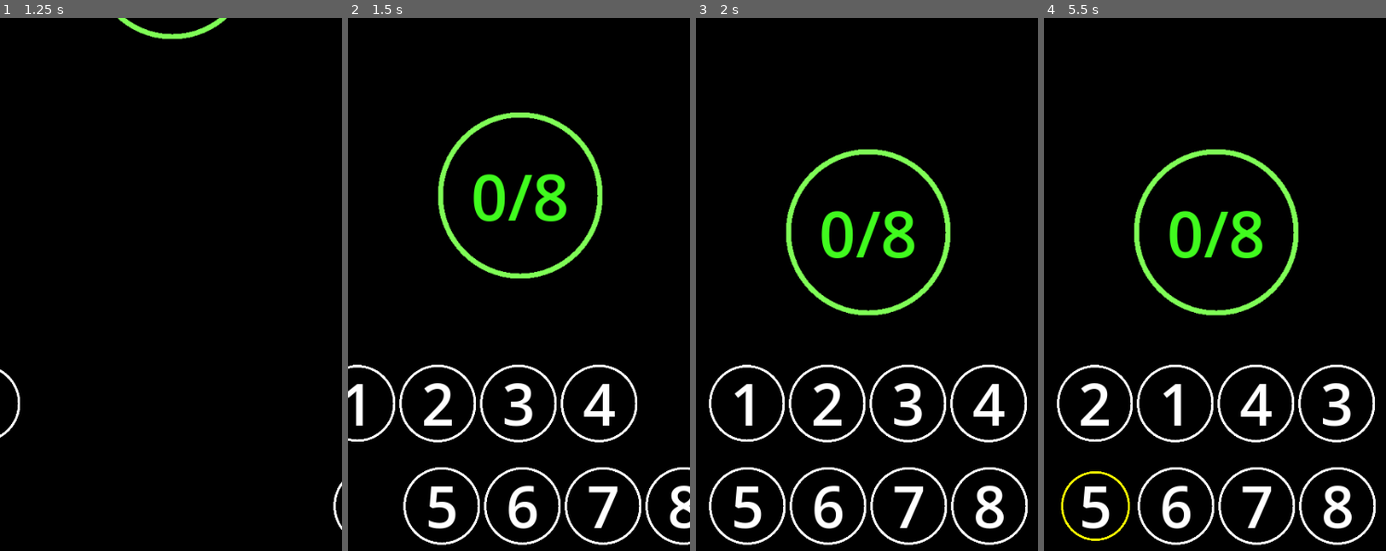
Above: before the commit, frames 1-4 (left to right).
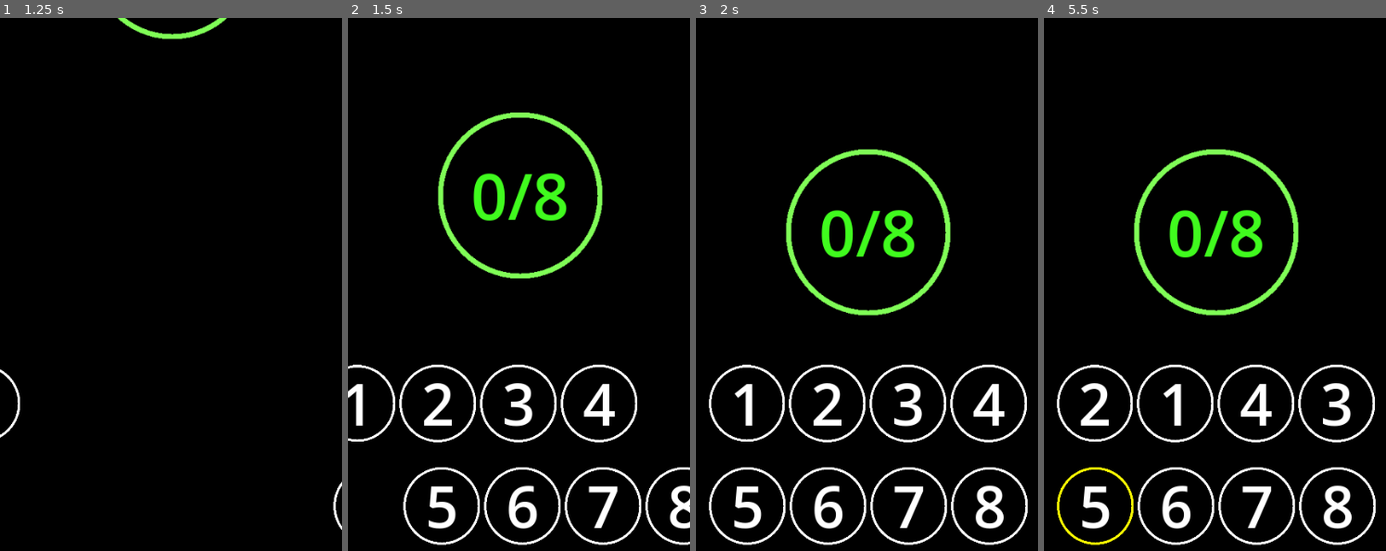
Above: after the commit, the same moments.

Repository: XanderMax/unshuffle
Game: Godot game, scene res://scenes/main.tscn
Two runs of this game, one before a commit and one after it. Both use one fixed random seed, a clock stepped at 60 frames per second and the inputs below.
Inputs (mouse positions are in pixels of both pictures, inside the frame that each line leads up to):
- Up to frame 1 (1.25 s): click "NEW GAME" at 0.5 s
- Up to frame 2 (1.5 s): move the mouse to (594, 353) at 1.27 s; click (594, 353) at 1.42 s
- Up to frame 3 (2 s): no input
- Up to frame 4 (5.5 s): tap Enter at 2 s; move the mouse to (1095, 401) at 2.02 s; click (1095, 401) at 2.17 s; move the mouse to (1173, 401) at 2.77 s; click (1173, 401) at 2.92 s; move the mouse to (1256, 401) at 3.52 s; click (1256, 401) at 3.67 s; move the mouse to (1338, 401) at 4.27 s; click (1338, 401) at 4.42 s; move the mouse to (1095, 508) at 5.02 s; click (1095, 508) at 5.17 s

Frame 1 is identical in both runs. In frame 2, 0.4% of the frame differs, in the area x 36-64%, y 29-39%; in frame 3, 0.4%; in frame 4, 1.2%, in the area x 3-64%, y 36-99%.

Commit message:
Add beat animation to circle

Diff:
--- a/godot/scenes/game_screen.gd
+++ b/godot/scenes/game_screen.gd
@@ -3,6 +3,7 @@
 var _secret_sequence: Array[int] = [7, 6, 5, 4, 3, 2, 1, 0]
 var _visible_sequence: Array[int] = [0, 1, 2, 3, 4, 5, 6, 7]
 var _swaps_count: int = 0
+var _matches: int = 0
 
 signal game_won()
 
@@ -39,8 +40,11 @@
 
 func _update_matches() -> int:
 	var matches: int = _count_matches()
-	$Circle/MatchCountLabel.text = "%d/8" % matches
-	return matches
+	if matches != self._matches:
+		_play_beat()
+		self._matches = matches
+	$Circle/MatchCountLabel.text = "%d/8" % self._matches
+	return self._matches
 
 
 func _count_matches() -> int:
@@ -77,3 +81,7 @@
 	if not _is_playing():
 		$AnimationPlayer.play_backwards("play_in")
 		$Board.play_out()
+
+
+func _play_beat():
+	$AnimationPlayer.play("beat")
--- a/godot/scenes/game_screen.tscn
+++ b/godot/scenes/game_screen.tscn
@@ -27,8 +27,113 @@
 "values": [Vector2(112, -280), Vector2(112, 160)]
 }
 
+[sub_resource type="Animation" id="Animation_n52ty"]
+resource_name = "beat"
+length = 0.4
+tracks/0/type = "value"
+tracks/0/imported = false
+tracks/0/enabled = true
+tracks/0/path = NodePath("Circle:anchor_left")
+tracks/0/interp = 2
+tracks/0/loop_wrap = true
+tracks/0/keys = {
+"times": PackedFloat32Array(0, 0.2, 0.4),
+"transitions": PackedFloat32Array(1, 1, 1),
+"update": 0,
+"values": [0.262, 0.312, 0.262]
+}
+tracks/1/type = "value"
+tracks/1/imported = false
+tracks/1/enabled = true
+tracks/1/path = NodePath("Circle:anchor_top")
+tracks/1/interp = 2
+tracks/1/loop_wrap = true
+tracks/1/keys = {
+"times": PackedFloat32Array(0, 0.2, 0.4),
+"transitions": PackedFloat32Array(1, 1, 1),
+"update": 0,
+"values": [0.173, 0.223, 0.173]
+}
+tracks/2/type = "value"
+tracks/2/imported = false
+tracks/2/enabled = true
+tracks/2/path = NodePath("Circle:anchor_right")
+tracks/2/interp = 2
+tracks/2/loop_wrap = true
+tracks/2/keys = {
+"times": PackedFloat32Array(0, 0.2, 0.4),
+"transitions": PackedFloat32Array(1, 1, 1),
+"update": 0,
+"values": [0.748, 0.698, 0.748]
+}
+tracks/3/type = "value"
+tracks/3/imported = false
+tracks/3/enabled = true
+tracks/3/path = NodePath("Circle:anchor_bottom")
+tracks/3/interp = 2
+tracks/3/loop_wrap = true
+tracks/3/keys = {
+"times": PackedFloat32Array(0, 0.2, 0.4),
+"transitions": PackedFloat32Array(1, 1, 1),
+"update": 0,
+"values": [0.406, 0.356, 0.406]
+}
+
+[sub_resource type="Animation" id="Animation_d60ke"]
+length = 0.001
+tracks/0/type = "value"
+tracks/0/imported = false
+tracks/0/enabled = true
+tracks/0/path = NodePath("Circle:anchor_left")
+tracks/0/interp = 1
+tracks/0/loop_wrap = true
+tracks/0/keys = {
+"times": PackedFloat32Array(0),
+"transitions": PackedFloat32Array(1),
+"update": 0,
+"values": [0.262]
+}
+tracks/1/type = "value"
+tracks/1/imported = false
+tracks/1/enabled = true
+tracks/1/path = NodePath("Circle:anchor_top")
+tracks/1/interp = 1
+tracks/1/loop_wrap = true
+tracks/1/keys = {
+"times": PackedFloat32Array(0),
+"transitions": PackedFloat32Array(1),
+"update": 0,
+"values": [0.173]
+}
+tracks/2/type = "value"
+tracks/2/imported = false
+tracks/2/enabled = true
+tracks/2/path = NodePath("Circle:anchor_right")
+tracks/2/interp = 1
+tracks/2/loop_wrap = true
+tracks/2/keys = {
+"times": PackedFloat32Array(0),
+"transitions": PackedFloat32Array(1),
+"update": 0,
+"values": [0.748]
+}
+tracks/3/type = "value"
+tracks/3/imported = false
+tracks/3/enabled = true
+tracks/3/path = NodePath("Circle:anchor_bottom")
+tracks/3/interp = 1
+tracks/3/loop_wrap = true
+tracks/3/keys = {
+"times": PackedFloat32Array(0),
+"transitions": PackedFloat32Array(1),
+"update": 0,
+"values": [0.406]
+}
+
 [sub_resource type="AnimationLibrary" id="AnimationLibrary_oeqo6"]
 _data = {
+"RESET": SubResource("Animation_d60ke"),
+"beat": SubResource("Animation_n52ty"),
 "play_in": SubResource("Animation_4npkw")
 }
 
@@ -87,10 +192,10 @@
 anchor_top = 0.173
 anchor_right = 0.748
 anchor_bottom = 0.406
-offset_left = -0.136009
-offset_top = -440.198
-offset_right = -0.144012
-offset_bottom = -439.956
+offset_left = -21.536
+offset_top = -486.498
+offset_right = -21.544
+offset_bottom = -486.256
 texture = ExtResource("3_67lo7")
 expand_mode = 1
 stretch_mode = 5
--- a/godot/scenes/number_card.gd
+++ b/godot/scenes/number_card.gd
@@ -18,7 +18,6 @@
 		return
 	var mouse_event:InputEventMouseButton = event as InputEventMouseButton
 	if mouse_event.is_pressed() and mouse_event.button_index == MOUSE_BUTTON_LEFT:
-		self.play_beat()
 		self.clicked.emit()
 
 
--- a/godot/scenes/number_card.tscn
+++ b/godot/scenes/number_card.tscn
@@ -5,6 +5,57 @@
 
 [sub_resource type="LabelSettings" id="LabelSettings_xb1ti"]
 font_size = 72
+
+[sub_resource type="Animation" id="Animation_7ui1l"]
+length = 0.001
+tracks/0/type = "value"
+tracks/0/imported = false
+tracks/0/enabled = true
+tracks/0/path = NodePath("Circle:anchor_left")
+tracks/0/interp = 1
+tracks/0/loop_wrap = true
+tracks/0/keys = {
+"times": PackedFloat32Array(0),
+"transitions": PackedFloat32Array(1),
+"update": 0,
+"values": [0.0]
+}
+tracks/1/type = "value"
+tracks/1/imported = false
+tracks/1/enabled = true
+tracks/1/path = NodePath("Circle:anchor_top")
+tracks/1/interp = 1
+tracks/1/loop_wrap = true
+tracks/1/keys = {
+"times": PackedFloat32Array(0),
+"transitions": PackedFloat32Array(1),
+"update": 0,
+"values": [0.0]
+}
+tracks/2/type = "value"
+tracks/2/imported = false
+tracks/2/enabled = true
+tracks/2/path = NodePath("Circle:anchor_right")
+tracks/2/interp = 1
+tracks/2/loop_wrap = true
+tracks/2/keys = {
+"times": PackedFloat32Array(0),
+"transitions": PackedFloat32Array(1),
+"update": 0,
+"values": [1.0]
+}
+tracks/3/type = "value"
+tracks/3/imported = false
+tracks/3/enabled = true
+tracks/3/path = NodePath("Circle:anchor_bottom")
+tracks/3/interp = 1
+tracks/3/loop_wrap = true
+tracks/3/keys = {
+"times": PackedFloat32Array(0),
+"transitions": PackedFloat32Array(1),
+"update": 0,
+"values": [1.0]
+}
 
 [sub_resource type="Animation" id="Animation_ber1s"]
 resource_name = "beat"
@@ -58,57 +109,6 @@
 "values": [1.0, 0.9, 1.0]
 }
 
-[sub_resource type="Animation" id="Animation_7ui1l"]
-length = 0.001
-tracks/0/type = "value"
-tracks/0/imported = false
-tracks/0/enabled = true
-tracks/0/path = NodePath("Circle:anchor_left")
-tracks/0/interp = 1
-tracks/0/loop_wrap = true
-tracks/0/keys = {
-"times": PackedFloat32Array(0),
-"transitions": PackedFloat32Array(1),
-"update": 0,
-"values": [0.0]
-}
-tracks/1/type = "value"
-tracks/1/imported = false
-tracks/1/enabled = true
-tracks/1/path = NodePath("Circle:anchor_top")
-tracks/1/interp = 1
-tracks/1/loop_wrap = true
-tracks/1/keys = {
-"times": PackedFloat32Array(0),
-"transitions": PackedFloat32Array(1),
-"update": 0,
-"values": [0.0]
-}
-tracks/2/type = "value"
-tracks/2/imported = false
-tracks/2/enabled = true
-tracks/2/path = NodePath("Circle:anchor_right")
-tracks/2/interp = 1
-tracks/2/loop_wrap = true
-tracks/2/keys = {
-"times": PackedFloat32Array(0),
-"transitions": PackedFloat32Array(1),
-"update": 0,
-"values": [1.0]
-}
-tracks/3/type = "value"
-tracks/3/imported = false
-tracks/3/enabled = true
-tracks/3/path = NodePath("Circle:anchor_bottom")
-tracks/3/interp = 1
-tracks/3/loop_wrap = true
-tracks/3/keys = {
-"times": PackedFloat32Array(0),
-"transitions": PackedFloat32Array(1),
-"update": 0,
-"values": [1.0]
-}
-
 [sub_resource type="AnimationLibrary" id="AnimationLibrary_0codi"]
 _data = {
 "RESET": SubResource("Animation_7ui1l"),
Not shown: 1 places in godot/scenes/game_screen.tscn that only renumber resources
